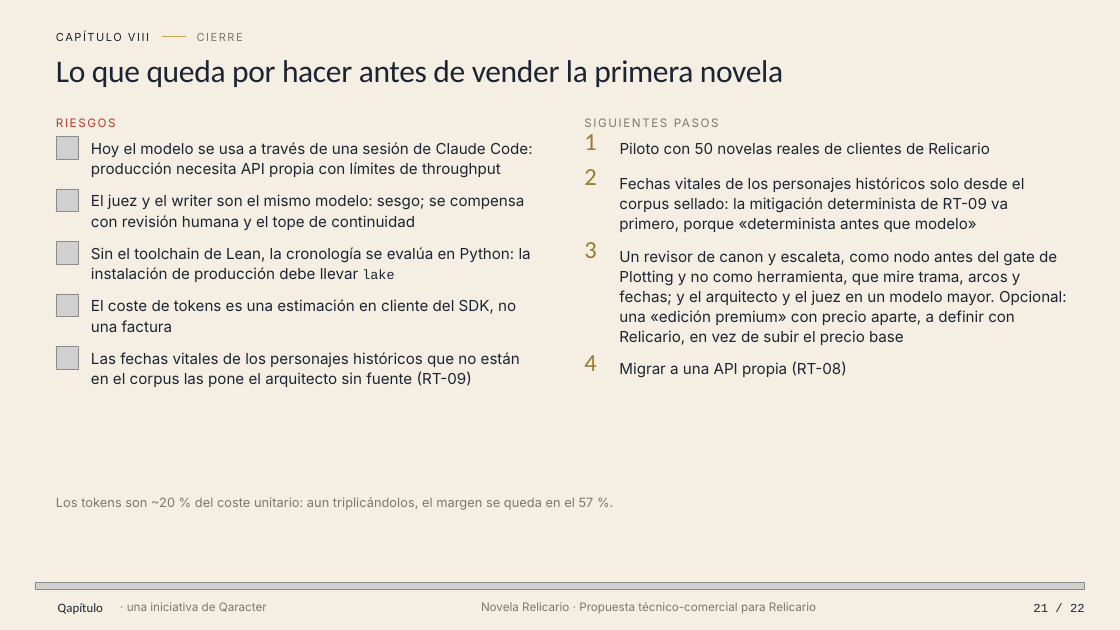
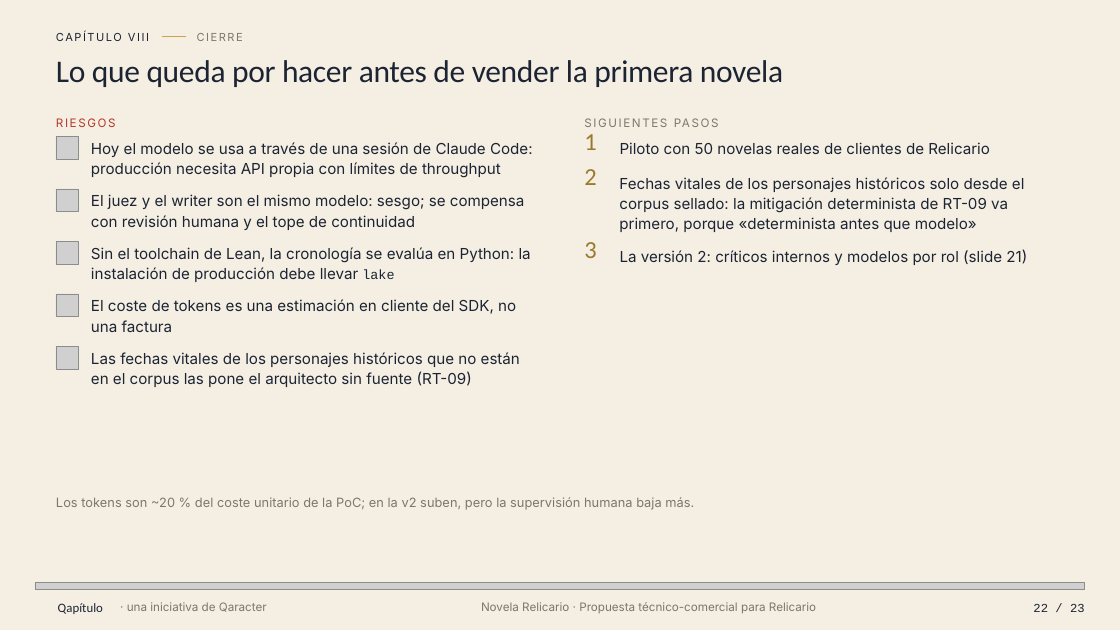
Before and after one commit to alberqq/StoryMaker, a slide deck: slide 22 of presentacion/storymaker-propuesta.pptx (slide 21 before the commit). Drawn at 1120x630 pixels with LibreOffice and Linux fonts; fonts in the diff are those of the drawing; grey boxes stand for pictures; background and template pictures are left out. Boxes give left, top, right and bottom in pixels: in the first picture for what was removed or moved away, otherwise in the second. Text is boxed around its words. In the diff, an @@ line names an element or a change of style, - is before the commit and + after.

```diff
--- a/presentacion/storymaker-propuesta.pptx
+++ b/presentacion/storymaker-propuesta.pptx
@@ text at [620,249,1027,265]: text changed @@
-Un revisor de canon y escaleta, como nodo antes del gate de Plotting y no como herramienta, que mire trama, arcos y fechas; y el arquitecto y el juez en un modelo mayor. Opcional: una «edición premium» con precio aparte, a definir con Relicario, en vez de subir el precio base
+La versión 2: críticos internos y modelos por rol (slide 21)
@@ text removed at [584,355,596,371] @@
-4
@@ text removed at [619,361,846,378] @@
-Migrar a una API propia (RT-08)
@@ text at [56,497,694,510]: text changed @@
-Los tokens son ~20 % del coste unitario: aun triplicándolos, el margen se queda en el 57 %.
+Los tokens son ~20 % del coste unitario de la PoC; en la v2 suben, pero la supervisión humana baja más.
@@ text at [1033,604,1085,612]: text changed @@
-21 / 22
+22 / 23
```
Also in this commit, not shown: 20 other slides changed, 1 slide added, 8 other files.
